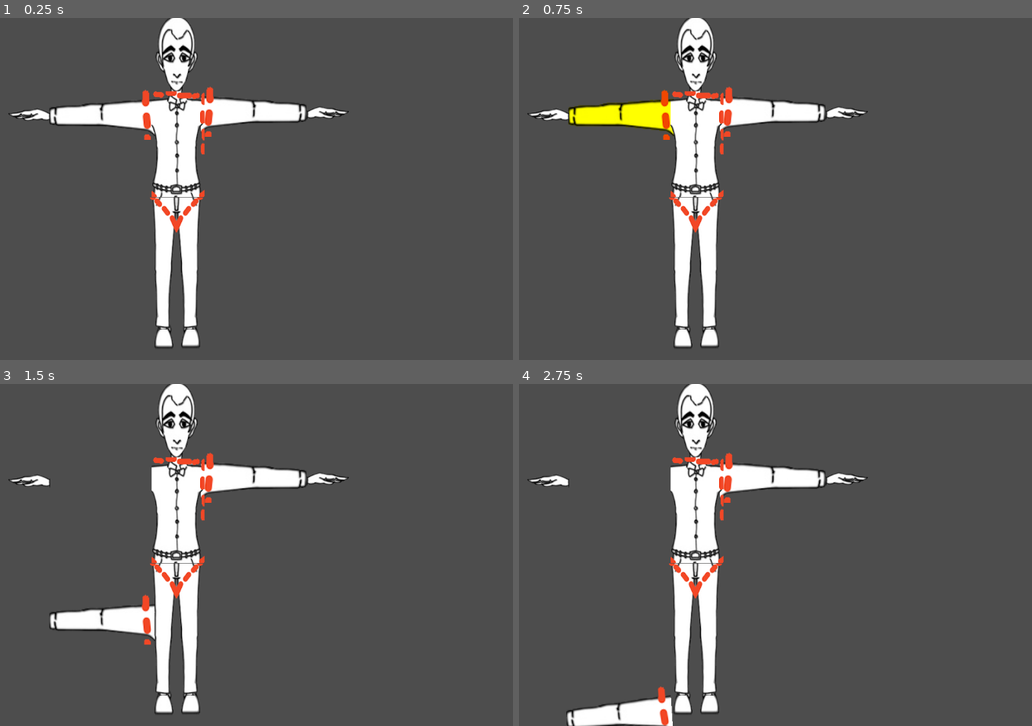
Above: before the commit, frames 1-4 (two rows, left to right).
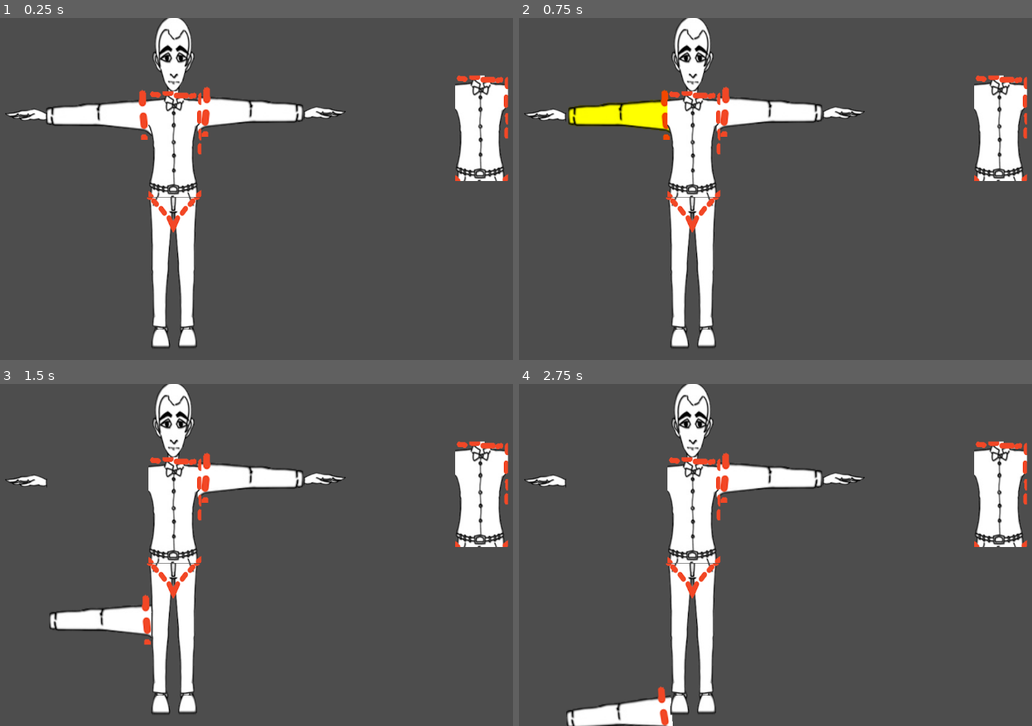
Above: after the commit, the same moments.

Repository: Olli1080/Frankenjam24
Game: Godot game, scene res://Scenes/timmsTestScene.tscn
Same seed, same stepped clock (60 frames per second), same inputs: the game is played once before the commit and once after it.
Inputs (mouse positions are in pixels of both pictures, inside the frame that each line leads up to):
- Up to frame 1 (0.25 s): no input
- Up to frame 2 (0.75 s): tap Enter at 0.5 s; move the mouse to (621, 113) at 0.52 s; click (621, 113) at 0.67 s
- Up to frame 3 (1.5 s): move the mouse to (153, 572) at 1.27 s; click (153, 572) at 1.42 s
- Up to frame 4 (2.75 s): move the mouse to (852, 479) at 2.02 s; click (852, 479) at 2.17 s

The runs differ from the first frame. In frame 1, 7.5% of the frame differs, in the area x 1-100%, y 0-97%; in frame 2, 7.2%; in frame 3, 7.2%; in frame 4, 7.2%.

Commit message:
initial half-working prototype for joining
- Dragging onto joint points
- Joint points on further body parts not yet used

Diff:
--- a/Scenes/timmsTestScene.tscn
+++ b/Scenes/timmsTestScene.tscn
@@ -12,6 +12,9 @@
 [ext_resource type="Texture2D" uid="uid://b13xcdnp6mhms" path="res://Sprites/RightLeg/RightLegTest.png" id="10_7t4qv"]
 [ext_resource type="Texture2D" uid="uid://bb88wt5bof3ws" path="res://Sprites/Torso/TorsoTest.png" id="11_d01yc"]
 
+[sub_resource type="CircleShape2D" id="CircleShape2D_g8nte"]
+radius = 20.0
+
 [sub_resource type="WorldBoundaryShape2D" id="WorldBoundaryShape2D_olymo"]
 
 [sub_resource type="WorldBoundaryShape2D" id="WorldBoundaryShape2D_vmn1t"]
@@ -21,10 +24,9 @@
 normal = Vector2(-0.999949, -0.0100497)
 
 [node name="Node2D" type="Node2D"]
-position = Vector2(131, -101)
 
 [node name="RigidBody2D" type="RigidBody2D" parent="."]
-position = Vector2(120, 282)
+position = Vector2(245, 181)
 input_pickable = true
 freeze = true
 freeze_mode = 1
@@ -36,57 +38,142 @@
 [node name="CollisionPolygon2D" type="CollisionPolygon2D" parent="RigidBody2D"]
 polygon = PackedVector2Array(-96, -8, 94, -24, 94, 34, 2, 23, -98, 21)
 
+[node name="StartDockNode" type="Area2D" parent="RigidBody2D" groups=["DockPoint"]]
+position = Vector2(93, 6)
+rotation = 0.006207
+collision_layer = 2
+collision_mask = 2
+monitoring = false
+monitorable = false
+
+[node name="AreaShape2D" type="CollisionShape2D" parent="RigidBody2D/StartDockNode"]
+shape = SubResource("CircleShape2D_g8nte")
+
+[node name="EndDockNode" type="Area2D" parent="RigidBody2D" groups=["DockPoint"]]
+position = Vector2(-98, 6)
+rotation = -3.10923
+collision_layer = 2
+collision_mask = 2
+monitoring = false
+monitorable = false
+
+[node name="AreaShape2D" type="CollisionShape2D" parent="RigidBody2D/EndDockNode"]
+shape = SubResource("CircleShape2D_g8nte")
+
+[node name="PinJoint2D" type="PinJoint2D" parent="RigidBody2D"]
+position = Vector2(-245, -181)
+node_a = NodePath("..")
+
 [node name="HeadTest" type="Sprite2D" parent="."]
-position = Vector2(256, 169)
+position = Vector2(381, 68)
 texture = ExtResource("3_083yb")
 
 [node name="LeftFootTest" type="Sprite2D" parent="."]
-position = Vector2(238, 705)
+position = Vector2(363, 604)
 texture = ExtResource("4_blbfn")
 
 [node name="LeftHandTest" type="Sprite2D" parent="."]
-position = Vector2(-28, 284)
+position = Vector2(97, 183)
 texture = ExtResource("5_kngtr")
 
 [node name="LeftLegTest" type="Sprite2D" parent="."]
-position = Vector2(236, 566)
+position = Vector2(361, 465)
 texture = ExtResource("6_ifr5v")
 
 [node name="RightArmTest" type="Sprite2D" parent="."]
-position = Vector2(407, 276)
+position = Vector2(532, 175)
 texture = ExtResource("7_afbq6")
 
 [node name="RightFootTest" type="Sprite2D" parent="."]
-position = Vector2(287, 704)
+position = Vector2(412, 603)
 texture = ExtResource("8_56a6t")
 
 [node name="RightHandTest" type="Sprite2D" parent="."]
-position = Vector2(558, 280)
+position = Vector2(683, 179)
 texture = ExtResource("9_4kpf5")
 
 [node name="RightLegTest" type="Sprite2D" parent="."]
-position = Vector2(286, 566)
+position = Vector2(411, 465)
 texture = ExtResource("10_7t4qv")
 
 [node name="TorsoTest" type="Sprite2D" parent="."]
-position = Vector2(264, 340)
+position = Vector2(389, 239)
 texture = ExtResource("11_d01yc")
 
-[node name="StaticBody2D" type="StaticBody2D" parent="."]
-position = Vector2(-131, 752)
+[node name="WorldBoundary" type="StaticBody2D" parent="."]
+position = Vector2(-6, 651)
 
-[node name="CollisionShape2D_Bottom" type="CollisionShape2D" parent="StaticBody2D"]
+[node name="CollisionShape2D_Bottom" type="CollisionShape2D" parent="WorldBoundary"]
 shape = SubResource("WorldBoundaryShape2D_olymo")
 
-[node name="CollisionShape2D_Bottom2" type="CollisionShape2D" parent="StaticBody2D"]
+[node name="CollisionShape2D_Bottom2" type="CollisionShape2D" parent="WorldBoundary"]
 shape = SubResource("WorldBoundaryShape2D_olymo")
 
-[node name="CollisionShape2D_Right" type="CollisionShape2D" parent="StaticBody2D"]
+[node name="CollisionShape2D_Right" type="CollisionShape2D" parent="WorldBoundary"]
 shape = SubResource("WorldBoundaryShape2D_vmn1t")
 
-[node name="CollisionShape2D_Left" type="CollisionShape2D" parent="StaticBody2D"]
+[node name="CollisionShape2D_Left" type="CollisionShape2D" parent="WorldBoundary"]
 position = Vector2(1153, 0)
 shape = SubResource("WorldBoundaryShape2D_yoyet")
+
+[node name="Recipent" type="StaticBody2D" parent="."]
+position = Vector2(970, 209)
+collision_layer = 0
+
+[node name="TorsoTest" type="Sprite2D" parent="Recipent"]
+texture = ExtResource("11_d01yc")
+
+[node name="CollisionPolygon2D" type="CollisionPolygon2D" parent="Recipent"]
+polygon = PackedVector2Array(-48, 99, -46, 62, -40, 7, -51, -35, -51, -83, -21, -87, 16, -86, 48, -80, 50, -42, 39, -34, 34, 9, 36, 62, 44, 99)
+
+[node name="LeftLegDockNode" type="Area2D" parent="Recipent" groups=["DockPoint"]]
+position = Vector2(-25, 100)
+rotation = 0.208696
+collision_layer = 2
+collision_mask = 2
+monitoring = false
+
+[node name="AreaShape2D" type="CollisionShape2D" parent="Recipent/LeftLegDockNode"]
+shape = SubResource("CircleShape2D_g8nte")
+
+[node name="RightLegDockNode" type="Area2D" parent="Recipent" groups=["DockPoint"]]
+position = Vector2(21, 99)
+rotation = -0.189497
+collision_layer = 2
+collision_mask = 2
+monitoring = false
+
+[node name="AreaShape2D" type="CollisionShape2D" parent="Recipent/RightLegDockNode"]
+shape = SubResource("CircleShape2D_g8nte")
+
+[node name="LeftArmDockNode" type="Area2D" parent="Recipent" groups=["DockPoint"]]
+position = Vector2(-52, -59)
+rotation = 1.55568
+collision_layer = 2
+collision_mask = 2
+monitoring = false
+
+[node name="AreaShape2D" type="CollisionShape2D" parent="Recipent/LeftArmDockNode"]
+shape = SubResource("CircleShape2D_g8nte")
+
+[node name="RightArmDockNode" type="Area2D" parent="Recipent" groups=["DockPoint"]]
+position = Vector2(50, -59)
+rotation = -1.53178
+collision_layer = 2
+collision_mask = 2
+monitoring = false
+
+[node name="AreaShape2D" type="CollisionShape2D" parent="Recipent/RightArmDockNode"]
+shape = SubResource("CircleShape2D_g8nte")
+
+[node name="NeckDockNode" type="Area2D" parent="Recipent" groups=["DockPoint"]]
+position = Vector2(-1.99998, -88)
+rotation = -2.96091
+collision_layer = 2
+monitoring = false
+
+[node name="AreaShape2D" type="CollisionShape2D" parent="Recipent/NeckDockNode"]
+shape = SubResource("CircleShape2D_g8nte")
 
 [connection signal="input_event" from="RigidBody2D" to="RigidBody2D" method="_on_input_event"]
 [connection signal="mouse_entered" from="RigidBody2D" to="RigidBody2D" method="_on_mouse_entered"]
--- a/Scripts/BodyPartObject.gd
+++ b/Scripts/BodyPartObject.gd
@@ -4,6 +4,9 @@
 signal released(this : RigidBody2D)
 
 var sprite : Sprite2D
+
+var dock_points : Array[Area2D]
+var dock_points_contact : Array[PairArea2D]
 
 var held = false :
 	get:
@@ -18,12 +21,35 @@
 			apply_central_impulse(Input.get_last_mouse_velocity())
 		held = value
 		freeze = value
+		print(dock_points_contact.size())
+		if dock_points_contact.size() == 1:
+			append_to_dock(dock_points_contact[0].first, dock_points_contact[0].second)
+		for p in dock_points:
+			p.monitoring = value
+		dock_points_contact.clear()
 
 # Called when the node enters the scene tree for the first time.
 func _ready():
 	sprite = $LeftArmTest
-	pass # Replace with function body.
+	for child in get_children():
+		if child.is_in_group("DockPoint"):
+			dock_points.append(child)
+			child.area_entered.connect(_on_dock_node_area_entered.bind(child))
+			child.area_exited.connect(_on_dock_node_area_exited.bind(child))
 
+func append_to_dock(own_child : Area2D, dock_point : Area2D):
+	print("APPEND!!")
+	reparent(get_parent())
+	dock_point.monitorable = false
+	freeze = false
+	input_pickable = false
+	var node = PinJoint2D.new()
+	node.set_name("PinJoint2D")
+	node.position = own_child.position
+	node.node_a = self.get_path()
+	node.node_b = dock_point.get_parent().get_path()
+	add_child(node)
+	pass
 
 # Called every frame. 'delta' is the elapsed time since the previous frame.
 func _process(delta):
@@ -36,17 +62,14 @@
 func _on_input_event(viewport, event, shape_idx):
 	if event is InputEventMouseButton and event.button_index == MOUSE_BUTTON_LEFT:
 		if event.is_pressed():
-			print("Press")
 			held = true
 		elif event.is_released():
-			print("Release")
 			held = false
 		viewport.set_input_as_handled();
 
 func _unhandled_input(event):
 	if event is InputEventMouseButton and event.button_index == MOUSE_BUTTON_LEFT:
 		if event.is_released():
-			print("Release")
 			held = false
 
 func _on_mouse_entered():
@@ -57,3 +80,18 @@
 func _on_mouse_exited():
 	sprite.modulate = Color.WHITE
 	pass # Replace with function body.
+
+
+func _on_dock_node_area_entered(other_area : Area2D, own_child : Area2D):
+	if (!other_area.is_in_group("DockPoint") || dock_points_contact.has(other_area)):
+		return
+	dock_points_contact.append(PairArea2D.new(own_child, other_area))
+	print("Area {} has entered Dock Point {}".format([own_child.name, other_area.name], "{}"))
+	pass # Replace with function body.
+
+func _on_dock_node_area_exited(other_area : Area2D, own_child : Area2D):
+	if (!other_area.is_in_group("DockPoint") || !dock_points_contact.has(other_area)):
+		return
+	dock_points_contact.erase(PairArea2D.new(own_child, other_area))
+	print("Area {} has left Dock Point {}".format([own_child.name, other_area.name], "{}"))
+	pass # Replace with function body.
--- /dev/null
+++ b/Scripts/PairArea2D.gd
@@ -0,0 +1,9 @@
+extends Resource
+class_name PairArea2D
+
+var first : Area2D
+var second : Area2D
+
+func _init(p_first = null, p_second = null):
+	first = p_first
+	second = p_second
--- a/project.godot
+++ b/project.godot
@@ -18,3 +18,7 @@
 [importer_defaults]
 
 image={}
+
+[layer_names]
+
+2d_physics/layer_2="Drag&Drop-Layer"
Not shown: 1 places in Scenes/timmsTestScene.tscn that only renumber resources
Not shown, changed: .gitignore
